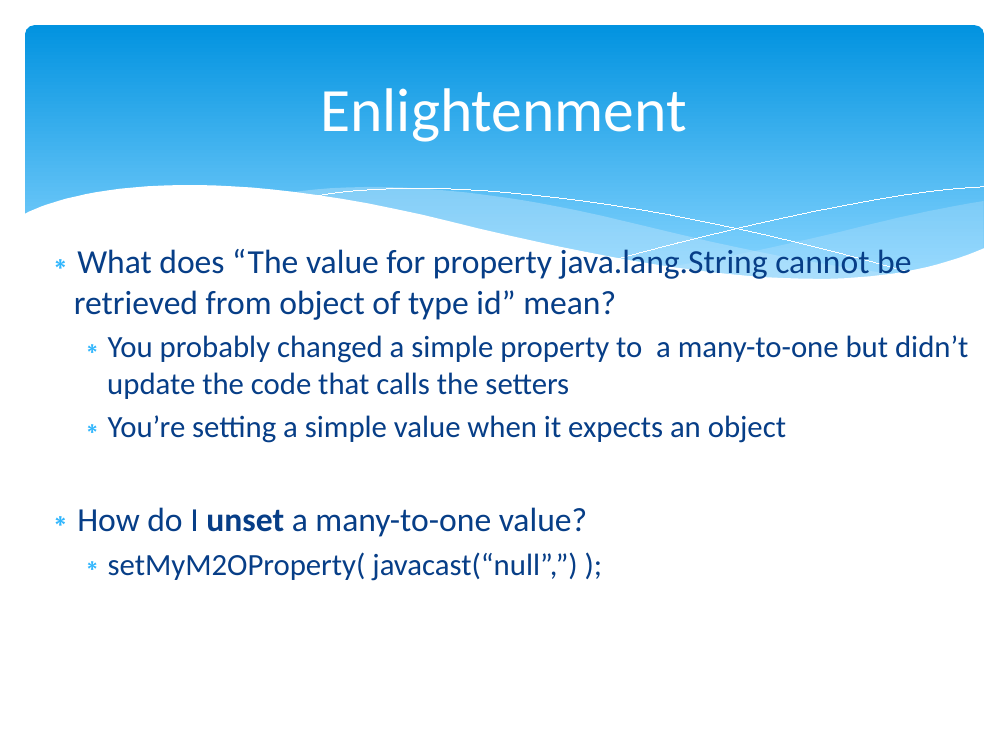
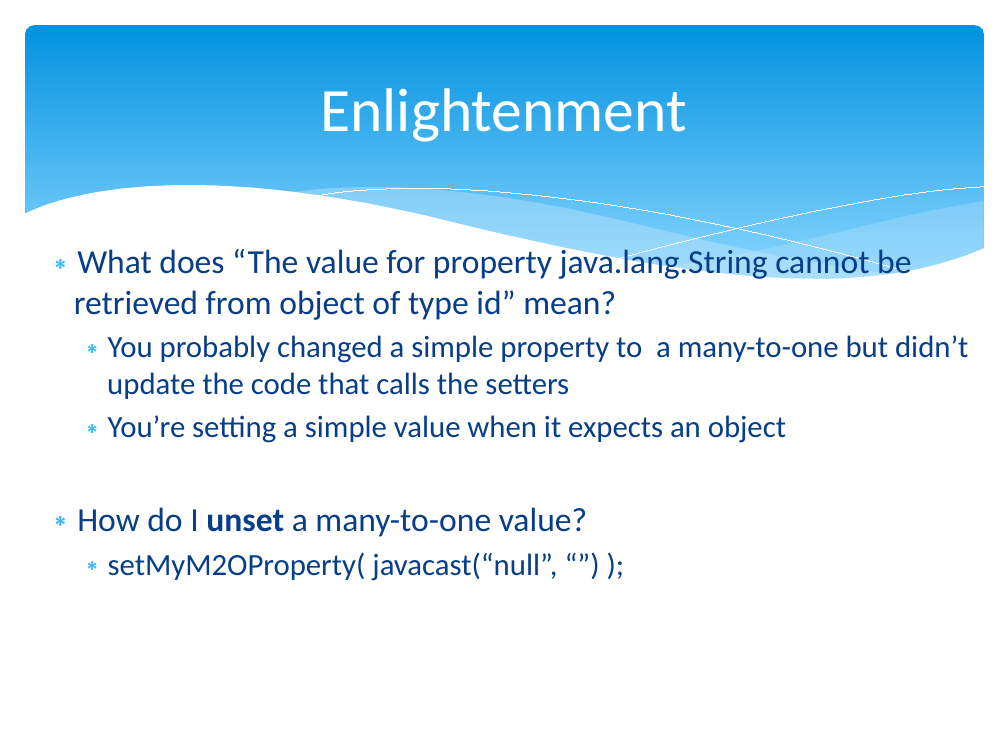
Before and after one commit to marcesher/mxunit-cfmeetups, a slide deck: slide 31 of CFObjective_ORMZen/preso/orm_zen.ppt.pptx. Drawn at 1008x756 pixels with LibreOffice and Linux fonts; fonts in the diff are those of the drawing. Boxes give left, top, right and bottom in pixels: in the first picture for what was removed or moved away, otherwise in the second. Text is boxed around its words. In the diff, an @@ line names an element or a change of style, - is before the commit and + after.

```diff
--- a/CFObjective_ORMZen/preso/orm_zen.ppt.pptx
+++ b/CFObjective_ORMZen/preso/orm_zen.ppt.pptx
@@ text at [108,552,557,581]: text changed @@
-  ∗ setMyM2OProperty( javacast(“null”,”) );
+  ∗ setMyM2OProperty( javacast(“null”, “”) );
```
Also in this commit, not shown: 6 other slides changed.
